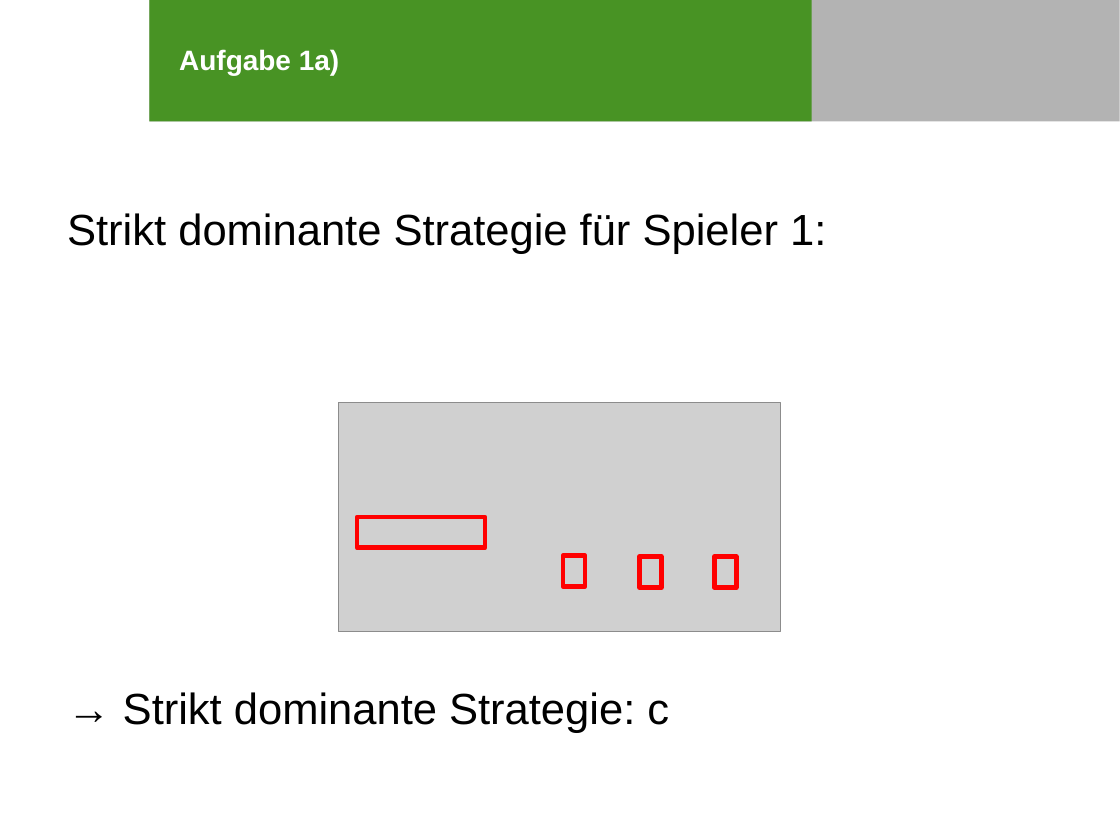
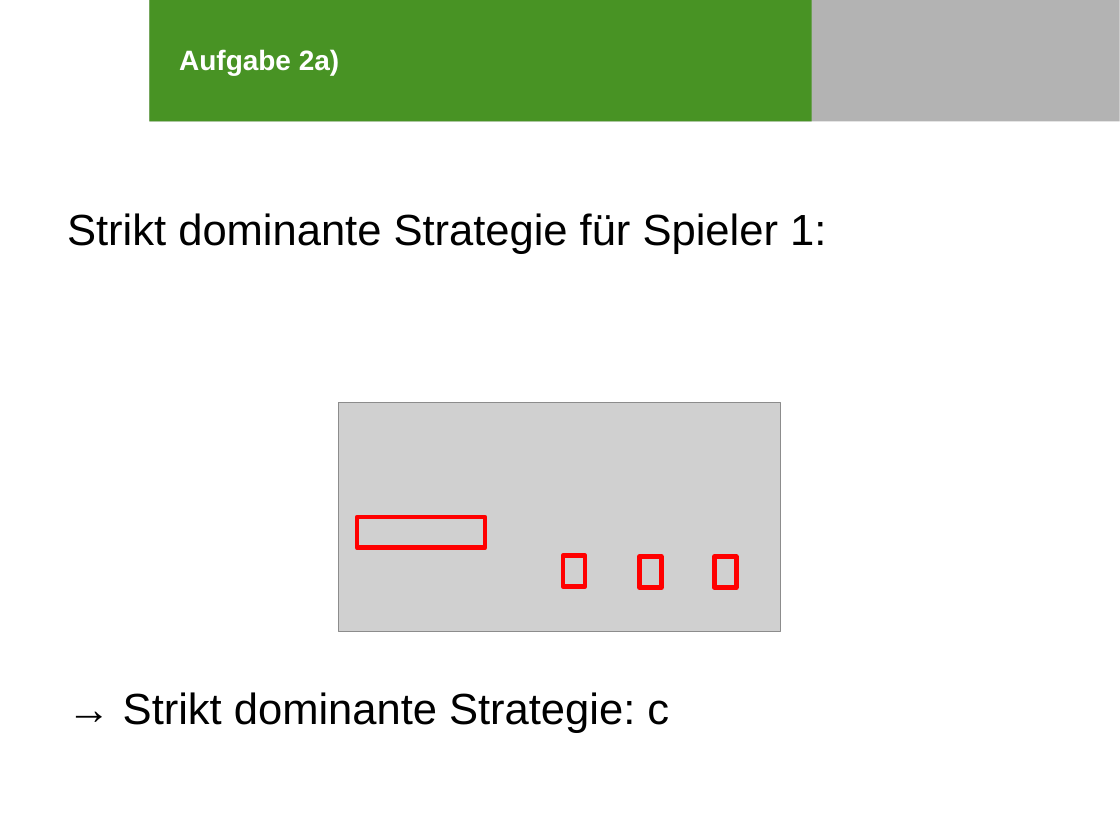
Before and after one commit to SOAS-Uni-Augsburg/ws16-17-group-10, a slide deck: slide 3 of Blatt-04/Präsi_Blatt04_Aufgabe2.pptx. Drawn at 1120x840 pixels with LibreOffice and Linux fonts; fonts in the diff are those of the drawing; grey boxes stand for pictures; background and template pictures are left out. Boxes give left, top, right and bottom in pixels: in the first picture for what was removed or moved away, otherwise in the second. Text is boxed around its words. In the diff, an @@ line names an element or a change of style, - is before the commit and + after.

Commit message:
Präsi: Aufgabennummer korrigiert

```diff
--- a/Blatt-04/Präsi_Blatt04_Aufgabe2.pptx
+++ b/Blatt-04/Präsi_Blatt04_Aufgabe2.pptx
@@ title at (x1=179, y1=49, x2=339, y2=76): text changed @@
-Aufgabe 1a)
+Aufgabe 2a)
```
Also in this commit, not shown: 29 other slides changed, 1 other file.
